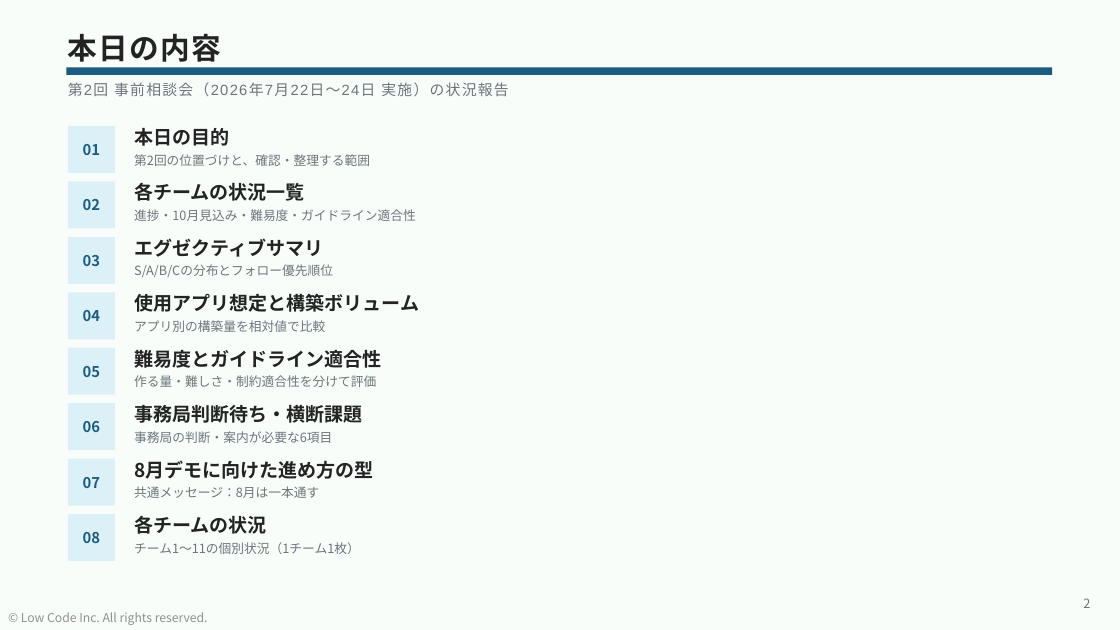
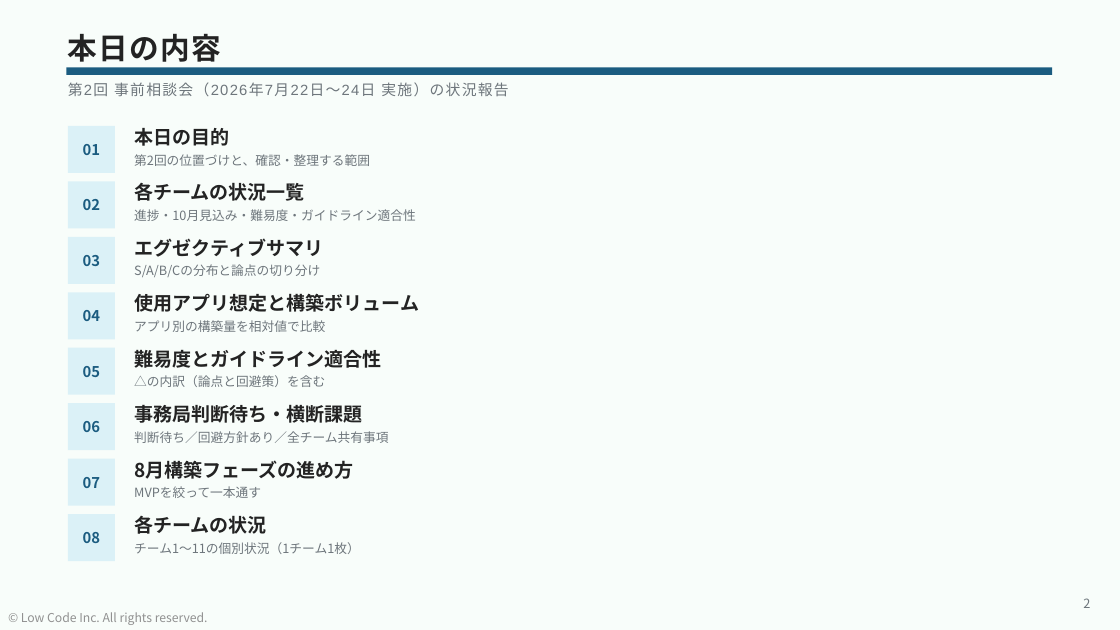
Before and after one commit to takuyanakamura881awc-beep/awc-naka881-repo, a slide deck: slide 2 of reports/CopilotStudio_ハッカソン_事前相談会②_状況報告_20260729.pptx. Drawn at 1120x630 pixels with LibreOffice and Linux fonts; fonts in the diff are those of the drawing. Boxes give left, top, right and bottom in pixels: in the first picture for what was removed or moved away, otherwise in the second. Text is boxed around its words. In the diff, an @@ line names an element or a change of style, - is before the commit and + after.

```diff
--- a/reports/CopilotStudio_ハッカソン_事前相談会②_状況報告_20260729.pptx
+++ b/reports/CopilotStudio_ハッカソン_事前相談会②_状況報告_20260729.pptx
@@ text at bbox=[134, 264, 320, 277]: text changed @@
-S/A/B/Cの分布とフォロー優先順位
+S/A/B/Cの分布と論点の切り分け
@@ text at bbox=[134, 375, 325, 387]: text changed @@
-作る量・難しさ・制約適合性を分けて評価
+△の内訳（論点と回避策）を含む
@@ text at bbox=[134, 431, 388, 443]: text changed @@
-事務局の判断・案内が必要な6項目
+判断待ち／回避方針あり／全チーム共有事項
@@ text at bbox=[134, 460, 354, 479]: text changed @@
-8月デモに向けた進め方の型
+8月構築フェーズの進め方
@@ text at bbox=[134, 486, 261, 498]: text changed @@
-共通メッセージ：8月は一本通す
+MVPを絞って一本通す
```
Also in this commit, not shown: 17 other slides changed, 1 other file.
